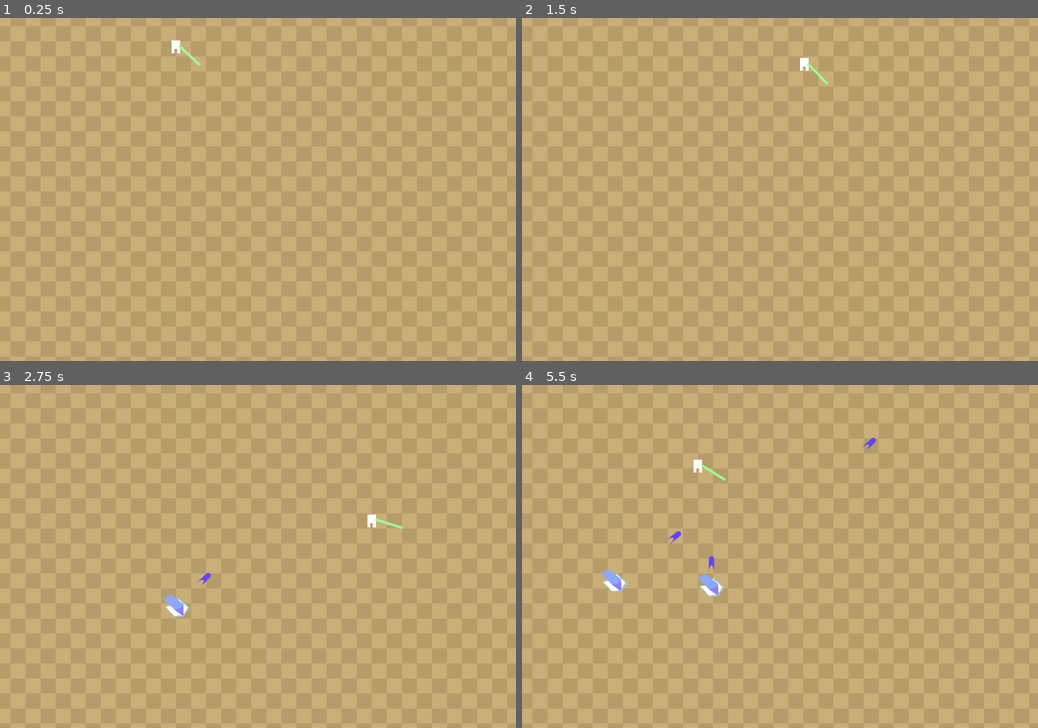
Above: before the commit, frames 1-4 (two rows, left to right).
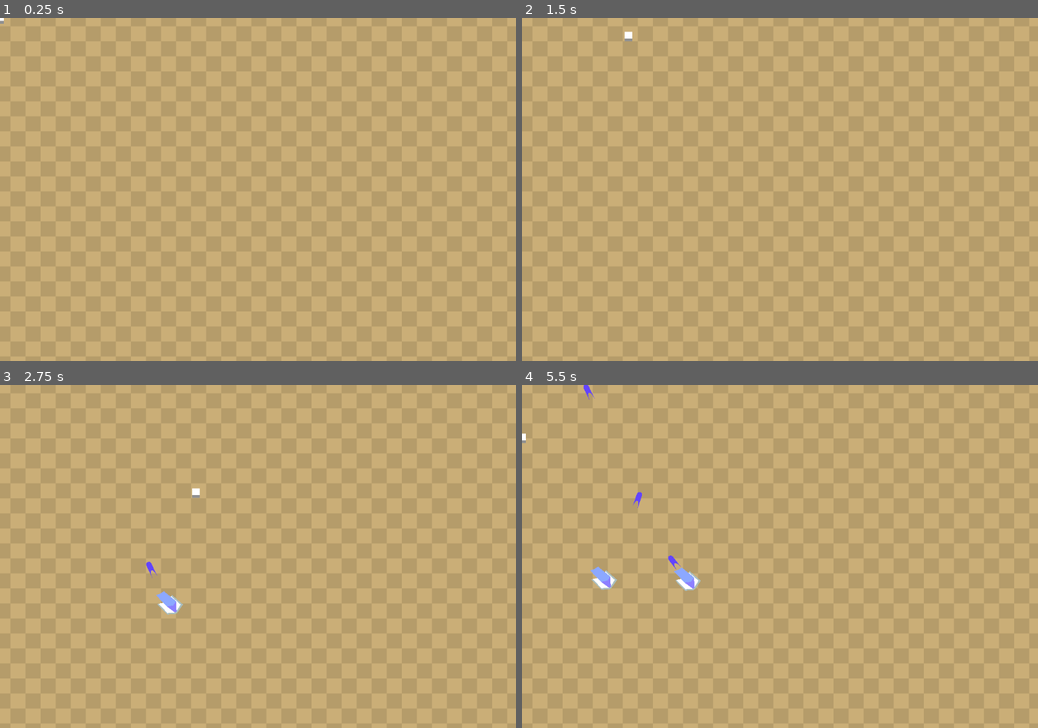
Above: after the commit, the same moments.

Repository: liaaliz/caligraphy
Game: Godot game, scene res://TestScene.tscn
Two runs of this game, one before a commit and one after it. Both use one fixed random seed, a clock stepped at 60 frames per second and the inputs below.
Inputs (mouse positions are in pixels of both pictures, inside the frame that each line leads up to):
- Up to frame 1 (0.25 s): no input
- Up to frame 2 (1.5 s): tap Enter at 0.5 s; move the mouse to (893, 172) at 0.52 s; hold Right (ui_right) 0.53-1.28 s; click (893, 172) at 0.67 s; move the mouse to (676, 206) at 1.27 s; hold Down (ui_down) from 1.28 s (still down); click (676, 206) at 1.42 s
- Up to frame 3 (2.75 s): move the mouse to (309, 481) at 2.02 s; release Down (ui_down) at 2.03 s; hold Right (ui_right) from 2.03 s (still down); click (309, 481) at 2.17 s
- Up to frame 4 (5.5 s): move the mouse to (754, 625) at 2.77 s; release Right (ui_right) at 2.78 s; hold Up (ui_up) 2.78-3.53 s; click (754, 625) at 2.92 s; move the mouse to (934, 607) at 3.52 s; hold Left (ui_left) 3.53-5.03 s; click (934, 607) at 3.67 s; move the mouse to (625, 505) at 4.27 s; click (625, 505) at 4.42 s; move the mouse to (805, 556) at 5.02 s; hold Down (ui_down) from 5.03 s (still down); click (805, 556) at 5.17 s

The runs differ from the first frame. In frame 1, 0.1% of the frame differs, in the area x 0-39%, y 0-14%; in frame 2, 0.1%; in frame 3, 0.5%; in frame 4, 1.1%, in the area x 0-69%, y 0-62%.

Commit message:
FEAT add temp player for complete flow

Diff:
--- /dev/null
+++ b/dani-jam/MainScene.tscn
@@ -0,0 +1,13 @@
+[gd_scene load_steps=3 format=3 uid="uid://dx4rhrkkqt48x"]
+
+[ext_resource type="PackedScene" uid="uid://b5qcja11degv3" path="res://scenes/Menus/StartMenu.tscn" id="1_dmq67"]
+[ext_resource type="Script" path="res://code/MouseControl.gd" id="2_y6mqy"]
+
+[node name="MainScene" type="Node"]
+
+[node name="MouseControl" type="Node" parent="."]
+script = ExtResource("2_y6mqy")
+
+[node name="CanvasLayer" type="CanvasLayer" parent="."]
+
+[node name="StartMenu" parent="CanvasLayer" instance=ExtResource("1_dmq67")]
--- a/dani-jam/TestScene.tscn
+++ b/dani-jam/TestScene.tscn
@@ -1,16 +1,10 @@
-[gd_scene load_steps=9 format=3 uid="uid://btnola12cpjxf"]
+[gd_scene load_steps=6 format=3 uid="uid://btnola12cpjxf"]
 
 [ext_resource type="Script" path="res://code/EnemySpawner.gd" id="1_0tqum"]
 [ext_resource type="Texture2D" uid="uid://b63428sfp15m1" path="res://art/texture_07.png" id="1_nmsco"]
 [ext_resource type="PackedScene" uid="uid://cuww5o57uxtul" path="res://scenes/Enemies/GhostEnemy.tscn" id="2_4sff0"]
-[ext_resource type="Script" path="res://code/MovePlayer.gd" id="3_rhi8c"]
 [ext_resource type="PackedScene" uid="uid://dipp6fackfjms" path="res://scenes/Enemies/BookEnemy.tscn" id="3_wyca8"]
-
-[sub_resource type="BoxMesh" id="BoxMesh_ng4op"]
-
-[sub_resource type="BoxMesh" id="BoxMesh_f7ycj"]
-
-[sub_resource type="CircleShape2D" id="CircleShape2D_lbb7e"]
+[ext_resource type="PackedScene" uid="uid://drma5gn1cnf46" path="res://scenes/PlayerBus.tscn" id="5_ssutc"]
 
 [node name="TestScene" type="Node2D"]
 
@@ -23,53 +17,17 @@
 texture = ExtResource("1_nmsco")
 polygon = PackedVector2Array(-520.127, -1950.48, 10857.7, -1950.48, 10857.7, 5916.44, -520.127, 5916.44)
 
+[node name="PlayerBus" parent="." instance=ExtResource("5_ssutc")]
+
 [node name="EnemySpawner" type="Node" parent="." node_paths=PackedStringArray("target")]
 script = ExtResource("1_0tqum")
 spawn_interval = 2.0
 target = NodePath("../PlayerBus/Player")
 enemies_to_spawn = Array[PackedScene]([ExtResource("3_wyca8"), ExtResource("2_4sff0")])
 
-[node name="PlayerBus" type="Node" parent="."]
-
-[node name="Player" type="CharacterBody2D" parent="PlayerBus" node_paths=PackedStringArray("brush_pivot")]
-position = Vector2(368, 56)
-script = ExtResource("3_rhi8c")
-brush_pivot = NodePath("pivot")
-
-[node name="Sprite" type="MeshInstance2D" parent="PlayerBus/Player"]
-scale = Vector2(18, 18)
-mesh = SubResource("BoxMesh_ng4op")
-metadata/_edit_group_ = true
-
-[node name="Leg1" type="MeshInstance2D" parent="PlayerBus/Player/Sprite"]
-position = Vector2(0.333333, 0.5)
-scale = Vector2(0.331111, 1)
-mesh = SubResource("BoxMesh_ng4op")
-
-[node name="Leg2" type="MeshInstance2D" parent="PlayerBus/Player/Sprite"]
-position = Vector2(-0.333333, 0.5)
-scale = Vector2(0.331111, 1)
-mesh = SubResource("BoxMesh_ng4op")
-
-[node name="pivot" type="Node2D" parent="PlayerBus/Player"]
-position = Vector2(4, 0)
-rotation = 1.5708
-
-[node name="Brush" type="MeshInstance2D" parent="PlayerBus/Player/pivot"]
-modulate = Color(0.603922, 1, 0.611765, 1)
-position = Vector2(33.6488, -9.55181e-05)
-rotation = 3.14159
-scale = Vector2(59.2976, 5)
-mesh = SubResource("BoxMesh_f7ycj")
-
-[node name="pivot" type="Node2D" parent="PlayerBus/Player/pivot"]
-modulate = Color(0, 1, 1, 1)
-position = Vector2(125, -0.000452499)
-
-[node name="CollisionShape2D" type="CollisionShape2D" parent="PlayerBus/Player"]
-shape = SubResource("CircleShape2D_lbb7e")
-
 [node name="Camera2D" type="Camera2D" parent="."]
 anchor_mode = 0
 
 [node name="CanvasLayer" type="CanvasLayer" parent="."]
+
+[editable path="PlayerBus"]
--- /dev/null
+++ b/dani-jam/code/MouseControl.gd
@@ -0,0 +1,24 @@
+extends Node
+const trail_ref = preload("res://TrailBase.tscn")
+
+func _unhandled_input(e : InputEvent):
+  if e is not InputEventMouseButton: return
+  if not Input.is_action_just_pressed("left_click") : return
+  trail_loop()
+
+func trail_loop() -> void:
+  var mouse_start_position : Vector2 = get_viewport().get_global_mouse_position()
+  var brush_trail : Line2D = trail_ref.instantiate()
+  get_tree().get_root().add_child(brush_trail)
+  var min_distance : float = 10
+
+  brush_trail.add_point(mouse_start_position)
+
+  var last_point = brush_trail.points[brush_trail.points.size() -1]
+
+  brush_trail.add_point(mouse_start_position)
+  var cur_point = brush_trail.points[brush_trail.points.size() -1]
+
+  while Input.is_action_pressed("left_click"):
+    if Input.is_action_just_pressed("right_click"): break
+    await get_tree().process_frame
--- a/dani-jam/code/MovePlayer.gd
+++ b/dani-jam/code/MovePlayer.gd
@@ -4,14 +4,6 @@
 const SPEED   : float = 300.0
 var direction : Vector2
 @export var ink_meter : int = 100
-
-func _unhandled_input(e: InputEvent) -> void:
-  if not e is InputEventMouseMotion: return
-  brush_pivot.z_index = sign(brush_pivot.rotation)
-
-func _process(delta: float) -> void:
-  var new_brush_angle = brush_pivot.position.angle_to_point(get_global_mouse_position())
-  brush_pivot.global_rotation = lerp_angle(brush_pivot.global_rotation, new_brush_angle, delta * 7)
 
 func _physics_process(_delta: float) -> void:
   direction = Vector2(
--- a/dani-jam/code/Projectile.gd
+++ b/dani-jam/code/Projectile.gd
@@ -1,6 +1,7 @@
 class_name Projectile
 extends Area2D
 
+@export_range(10, 40) var lifetime : float
 @export var speed  : float = 200.0
 var target         : CharacterBody2D
 var direction      : float
@@ -9,5 +10,11 @@
   direction = global_position.angle_to_point(target.global_position)
   rotation  = direction
 
+  await get_tree().create_timer(lifetime).timeout
+  end_bullet()
+
 func _process(delta: float) -> void:
   global_position += Vector2.from_angle(direction).normalized() * speed * delta
+
+func end_bullet():
+  queue_free()
--- a/dani-jam/scenes/Bullets/NormalBullet.tscn
+++ b/dani-jam/scenes/Bullets/NormalBullet.tscn
@@ -8,6 +8,7 @@
 
 [node name="NormalBullet" type="Area2D"]
 script = ExtResource("1_qbs7b")
+lifetime = 25.0
 speed = 150.0
 
 [node name="Node" type="Node2D" parent="."]
--- a/dani-jam/scenes/Enemies/BookEnemy.tscn
+++ b/dani-jam/scenes/Enemies/BookEnemy.tscn
@@ -11,6 +11,7 @@
 scale = Vector2(20, 20)
 
 [node name="Polygon2D" type="Polygon2D" parent="Node2D"]
+y_sort_enabled = true
 position = Vector2(-0.705459, 0.560343)
 scale = Vector2(1.06, 1.06)
 color = Color(0.666667, 0.752941, 0.752941, 1)
--- a/dani-jam/scenes/Enemies/GhostEnemy.tscn
+++ b/dani-jam/scenes/Enemies/GhostEnemy.tscn
@@ -7,6 +7,7 @@
 radius = 16.0312
 
 [node name="Ghost" type="CharacterBody2D"]
+y_sort_enabled = true
 script = ExtResource("1_chwfp")
 type = ExtResource("2_2vm6t")
 
--- a/dani-jam/scenes/Menus/StartMenu.tscn
+++ b/dani-jam/scenes/Menus/StartMenu.tscn
@@ -74,9 +74,10 @@
                                              "
 
 [node name="StartSwipe" type="Node2D" parent="MainVBox/VBoxContainer2/RichTextLabel"]
-position = Vector2(423.91, 75.725)
+position = Vector2(392, 75.725)
 
 [node name="Start_1" type="Area2D" parent="MainVBox/VBoxContainer2/RichTextLabel/StartSwipe"]
+position = Vector2(0, 2)
 
 [node name="CollisionShape2D" type="CollisionShape2D" parent="MainVBox/VBoxContainer2/RichTextLabel/StartSwipe/Start_1"]
 shape = SubResource("RectangleShape2D_o0831")
@@ -110,7 +111,7 @@
                                                                "
 
 [node name="OptionsSwipe" type="Node2D" parent="MainVBox/VBoxContainer2/RichTextLabel3"]
-position = Vector2(325, 10)
+position = Vector2(286, 9)
 
 [node name="OptionsArea" type="Area2D" parent="MainVBox/VBoxContainer2/RichTextLabel3/OptionsSwipe"]
 position = Vector2(63, 52)
@@ -148,7 +149,7 @@
                                     "
 
 [node name="OptionsSwipe2" type="Node2D" parent="MainVBox/VBoxContainer2/RichTextLabel2"]
-position = Vector2(385, 12)
+position = Vector2(356, 12)
 
 [node name="OptionsArea" type="Area2D" parent="MainVBox/VBoxContainer2/RichTextLabel2/OptionsSwipe2"]
 position = Vector2(63, 52)
@@ -183,7 +184,7 @@
 size_flags_vertical = 3
 theme_override_fonts/normal_font = ExtResource("3_pwnj0")
 bbcode_enabled = true
-text = "[shake][center][font_size=20]PAINT IT OUT"
+text = "[shake][center][font_size=20]PAINT TO SELECT"
 
 [node name="PaddingDown" type="Control" parent="MainVBox/VBoxContainer"]
 layout_mode = 2
--- a/dani-jam/scenes/PlayerBus.tscn
+++ b/dani-jam/scenes/PlayerBus.tscn
@@ -1,51 +1,40 @@
-[gd_scene load_steps=6 format=3 uid="uid://drma5gn1cnf46"]
+[gd_scene load_steps=4 format=3 uid="uid://drma5gn1cnf46"]
 
 [ext_resource type="Script" path="res://code/MovePlayer.gd" id="1_8dhmy"]
-[ext_resource type="Resource" uid="uid://drm5bfoqbbcvv" path="res://code/resources/PlayeResource.tres" id="2_62lcy"]
 
-[sub_resource type="BoxMesh" id="BoxMesh_ng4op"]
+[sub_resource type="RectangleShape2D" id="RectangleShape2D_0bdo8"]
+size = Vector2(16, 20)
 
-[sub_resource type="BoxMesh" id="BoxMesh_f7ycj"]
-
-[sub_resource type="CircleShape2D" id="CircleShape2D_lbb7e"]
+[sub_resource type="RectangleShape2D" id="RectangleShape2D_merf8"]
+size = Vector2(11.8675, 12.1449)
 
 [node name="PlayerBus" type="Node"]
 
 [node name="Player" type="CharacterBody2D" parent="." node_paths=PackedStringArray("brush_pivot")]
-position = Vector2(368, 56)
 script = ExtResource("1_8dhmy")
-brush_pivot = NodePath("pivot")
-player_resource = ExtResource("2_62lcy")
+brush_pivot = NodePath("")
 
-[node name="Sprite" type="MeshInstance2D" parent="Player"]
+[node name="Sprite" type="Polygon2D" parent="Player"]
 scale = Vector2(18, 18)
-mesh = SubResource("BoxMesh_ng4op")
-metadata/_edit_group_ = true
+color = Color(0.564962, 0.564962, 0.564962, 1)
+offset = Vector2(0, 0.888889)
+polygon = PackedVector2Array(-0.444445, -0.222222, 0.444445, -0.222222, 0.444445, -1, -0.444445, -1)
 
-[node name="Leg1" type="MeshInstance2D" parent="Player/Sprite"]
-position = Vector2(0.333333, 0.5)
-scale = Vector2(0.331111, 1)
-mesh = SubResource("BoxMesh_ng4op")
-
-[node name="Leg2" type="MeshInstance2D" parent="Player/Sprite"]
-position = Vector2(-0.333333, 0.5)
-scale = Vector2(0.331111, 1)
-mesh = SubResource("BoxMesh_ng4op")
-
-[node name="pivot" type="Node2D" parent="Player"]
-position = Vector2(4, 0)
-rotation = 1.5708
-
-[node name="Brush" type="MeshInstance2D" parent="Player/pivot"]
-modulate = Color(0.603922, 1, 0.611765, 1)
-position = Vector2(33.6488, -9.55181e-05)
-rotation = 3.14159
-scale = Vector2(59.2976, 5)
-mesh = SubResource("BoxMesh_f7ycj")
-
-[node name="pivot" type="Node2D" parent="Player/pivot"]
-modulate = Color(0, 1, 1, 1)
-position = Vector2(125, -0.000452499)
+[node name="Sprite2" type="Polygon2D" parent="Player"]
+scale = Vector2(18, 18)
+offset = Vector2(0, 0.555556)
+polygon = PackedVector2Array(-0.444445, -0.222222, 0.444445, -0.222222, 0.444445, -1, -0.00310779, -1, -0.444445, -1)
 
 [node name="CollisionShape2D" type="CollisionShape2D" parent="Player"]
-shape = SubResource("CircleShape2D_lbb7e")
+position = Vector2(0, 2)
+shape = SubResource("RectangleShape2D_0bdo8")
+
+[node name="HurtBox" type="Area2D" parent="Player"]
+
+[node name="CollisionShape2D" type="CollisionShape2D" parent="Player/HurtBox"]
+y_sort_enabled = true
+position = Vector2(0, -0.00717163)
+shape = SubResource("RectangleShape2D_merf8")
+debug_color = Color(0.881058, 0.000353087, 0.820129, 0.42)
+
+[node name="BrushAttack" type="Node" parent="."]
